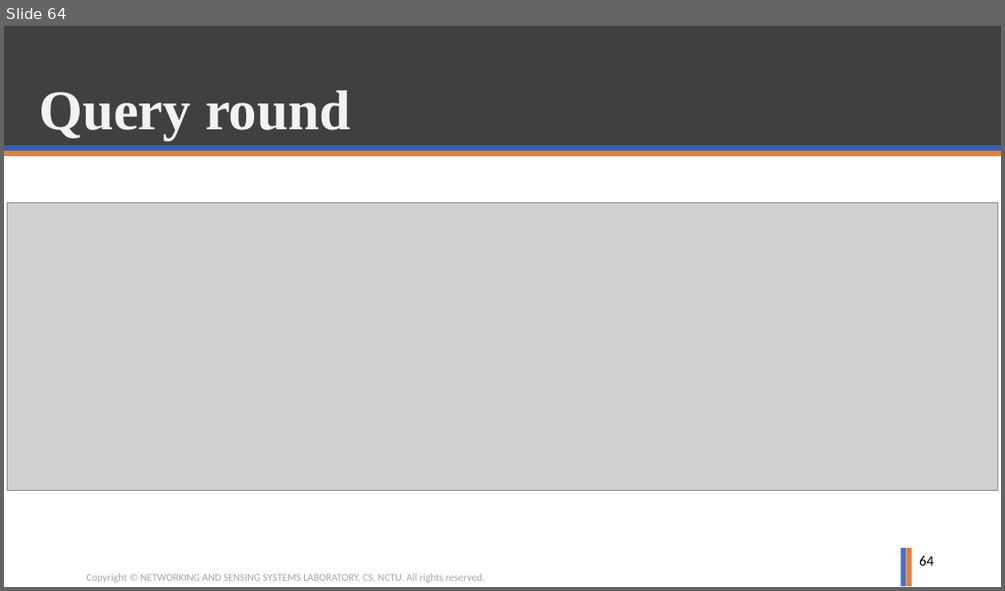
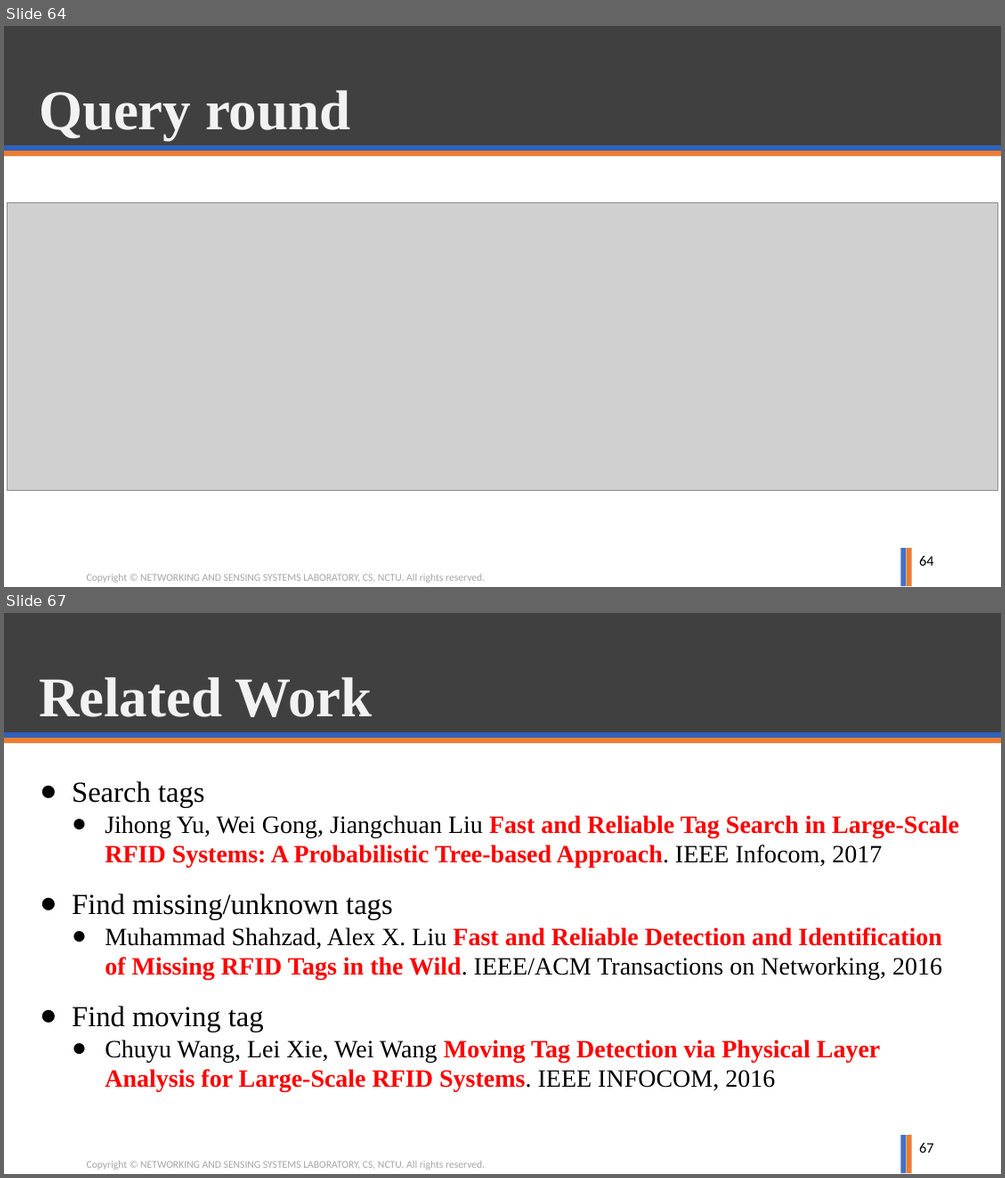
Before and after one commit to ghostkingwilly/Signal_Training_Freshman, a slide deck: Freshman_Training.pptx. Shown one above the other, each under a label of ours: slide 64 before the commit, slides 64 and 67 after it; the slides between them are not shown. The pictures are 1005x591 and 1005x1178 pixels, drawn with LibreOffice and Linux fonts; fonts in the diff are those of the drawing; grey boxes stand for pictures; background and template pictures are left out. Boxes give left, top, right and bottom in pixels: in the first picture for what was removed or moved away, otherwise in the second. Text is boxed around its words. In the diff, an @@ line names an element or a change of style, - is before the commit and + after.

```diff
--- a/Freshman_Training.pptx
+++ b/Freshman_Training.pptx
@@ slide 67 added at box(4, 613, 1001, 1174), background #FFFFFF; not listed: 6 template elements that a slide beside it also shows @@
@@ title added at box(39, 677, 372, 717), 54 pt, text #F2F2F2, bold @@
+Related Work
@@ text added at box(72, 781, 959, 1092), 24 pt, text #FF0000, bold @@
+● Search tags
+  ● Jihong Yu, Wei Gong, Jiangchuan Liu Fast and Reliable Tag Search in Large-Scale RFID Systems: A Probabilistic Tree-based Approach. IEEE Infocom, 2017
+● Find missing/unknown tags
+  ● Muhammad Shahzad, Alex X. Liu Fast and Reliable Detection and Identification of Missing RFID Tags in the Wild. IEEE/ACM Transactions on Networking, 2016
+● Find moving tag
+  ● Chuyu Wang, Lei Xie, Wei Wang Moving Tag Detection via Physical Layer Analysis for Large-Scale RFID Systems. IEEE INFOCOM, 2016
@@ page number added at box(919, 1143, 934, 1152), 14 pt, text #000000 @@
+67
```
Also in this commit, not shown: 3 slides changed, 1 other slide added.
